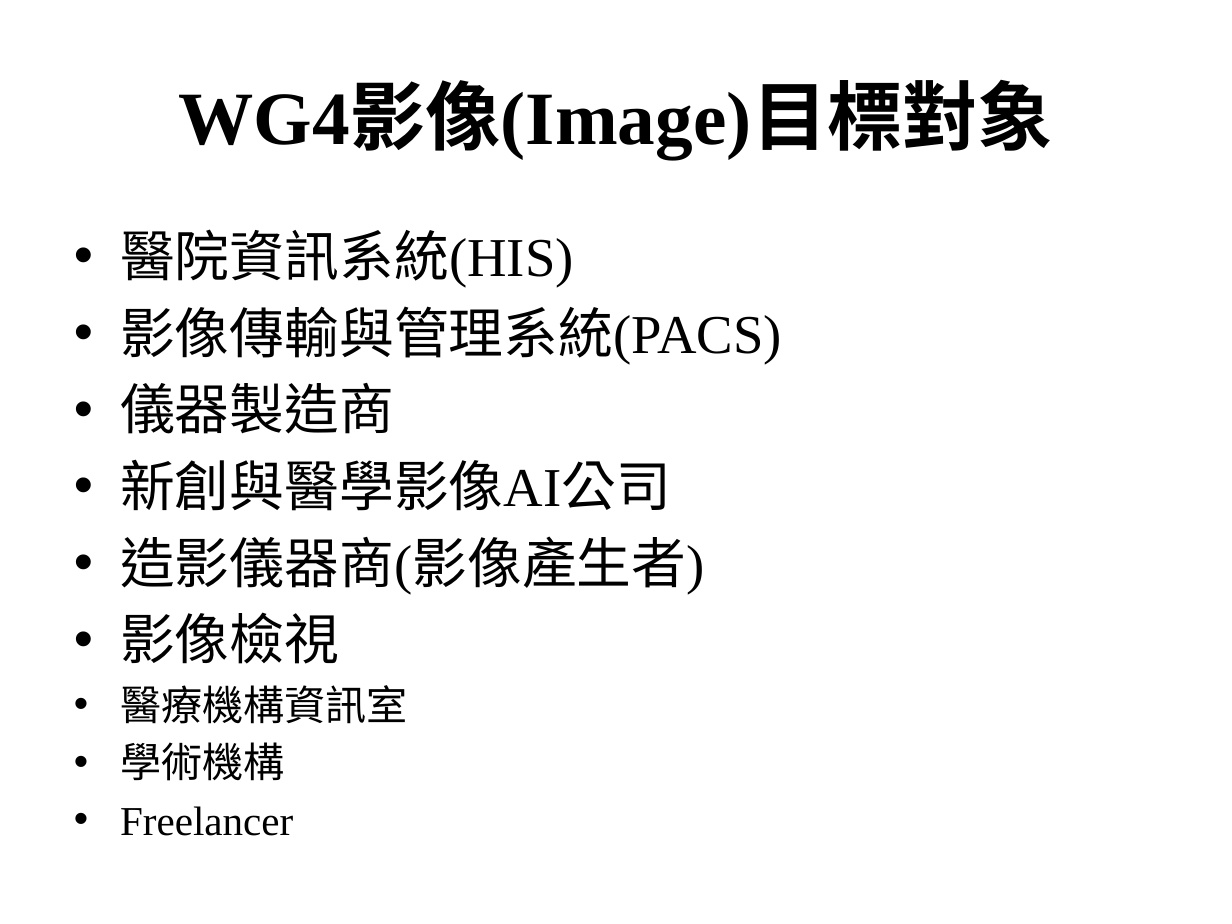
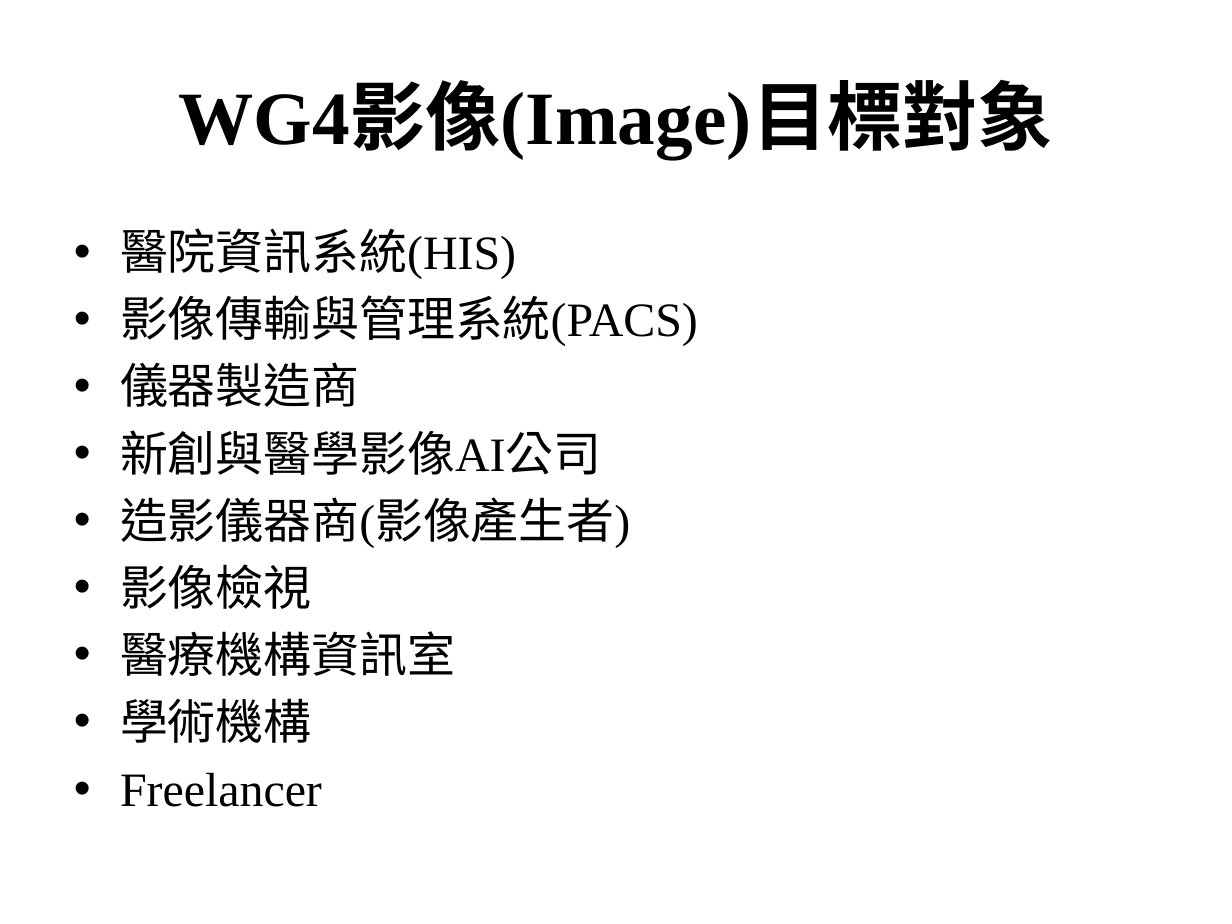
Before and after one commit to mos2718/MITW, a slide deck: slide 2 of 2020/docs/WG4.pptx. Drawn at 1232x924 pixels with LibreOffice and Linux fonts; fonts in the diff are those of the drawing. Boxes give left, top, right and bottom in pixels: in the first picture for what was removed or moved away, otherwise in the second. Text is boxed around its words. In the diff, an @@ line names an element or a change of style, - is before the commit and + after.

```diff
--- a/2020/docs/WG4.pptx
+++ b/2020/docs/WG4.pptx
@@ text "醫院資訊系統(HIS)" at bbox=[120, 228, 698, 807]: size 32 to 28 pt in "醫院資訊系統(HIS)", "影像傳輸與管理系統(PACS)", "儀器製造商", "新創與醫學影像AI公司" and 2 more places; size 24 to 28 pt in "醫療機構資訊室", "學術機構", "Freelancer" @@
```
Also in this commit, not shown: 4 other slides changed.
